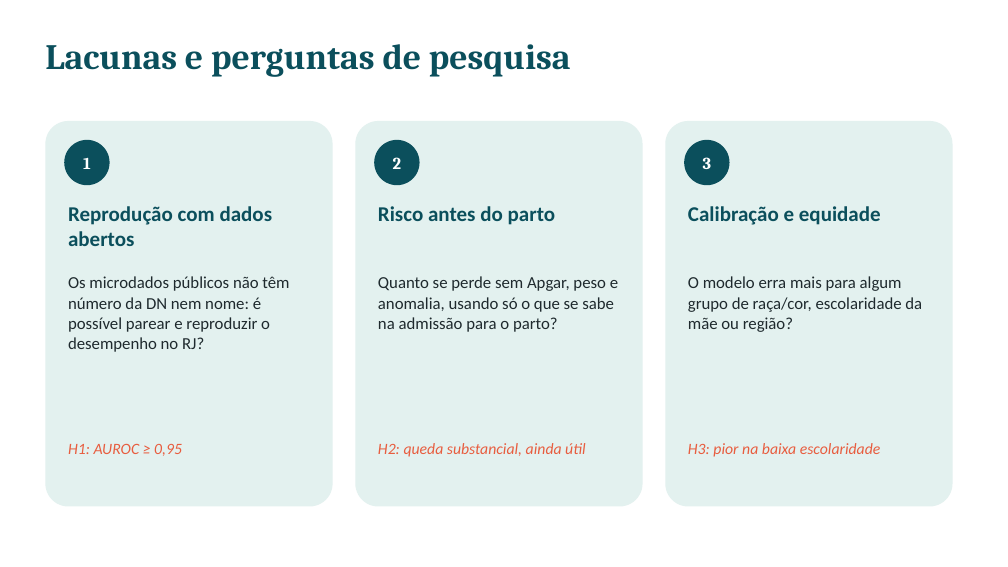
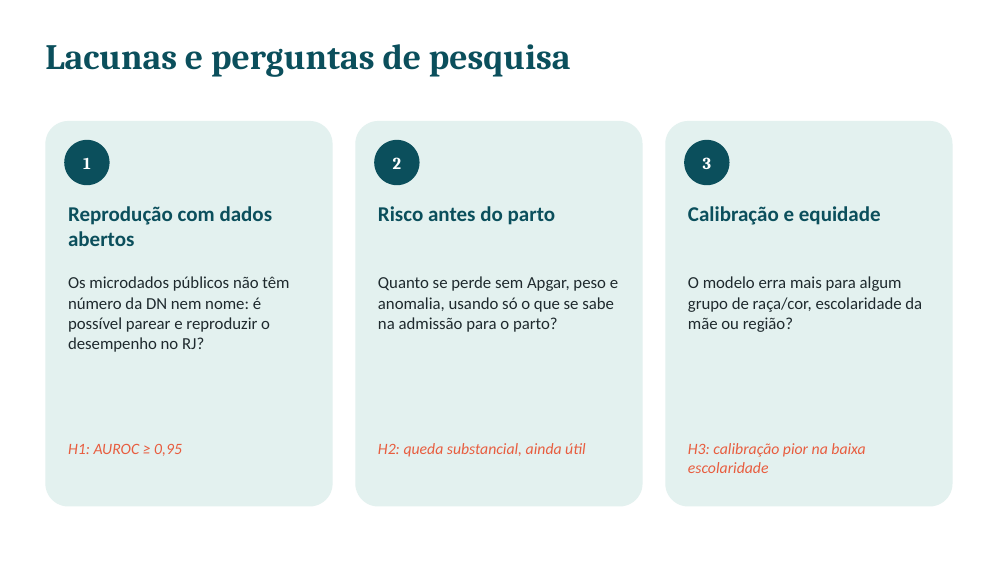
Before and after one commit to CledsonSilvaAraujo/mortalidade-neonatal-rj, a slide deck: slide 4 of slides/apresentacao.pptx. Drawn at 1008x567 pixels with LibreOffice and Linux fonts; fonts in the diff are those of the drawing. Boxes give left, top, right and bottom in pixels: in the first picture for what was removed or moved away, otherwise in the second. Text is boxed around its words. In the diff, an @@ line names an element or a change of style, - is before the commit and + after.

```diff
--- a/slides/apresentacao.pptx
+++ b/slides/apresentacao.pptx
@@ text at (688, 443, 865, 473): text changed @@
-H3: pior na baixa escolaridade
+H3: calibração pior na baixa escolaridade
```
Also in this commit, not shown: 5 other slides changed, 1 slide added, 23 other files.
